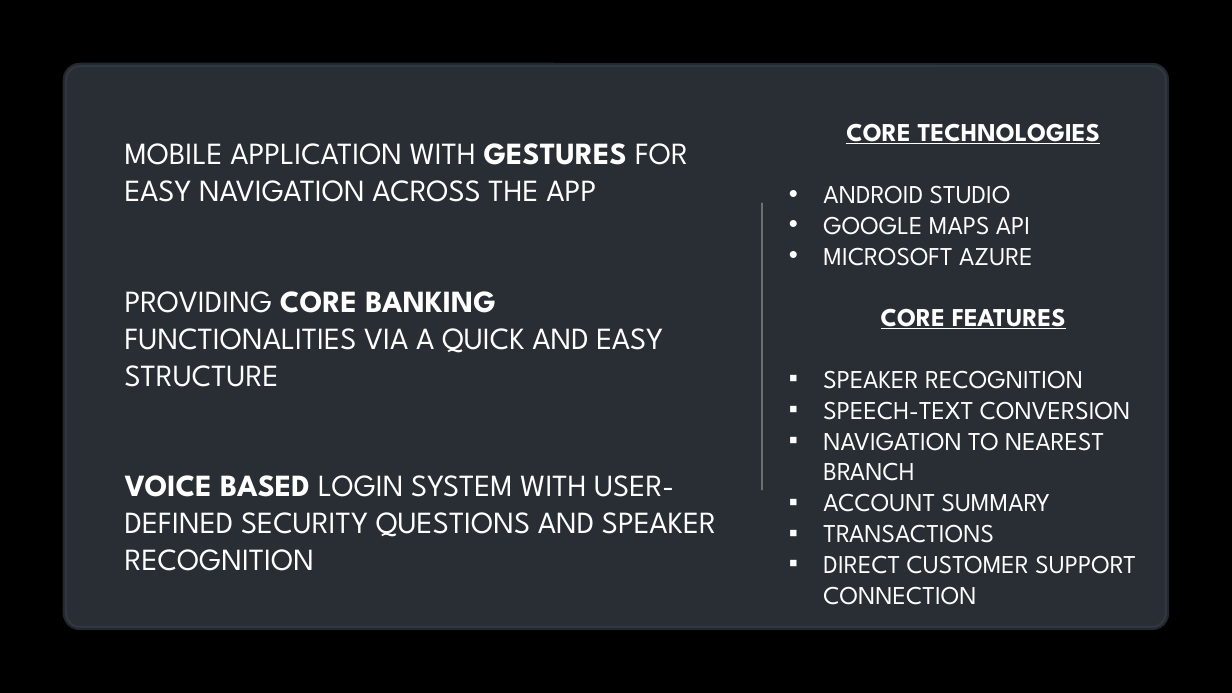
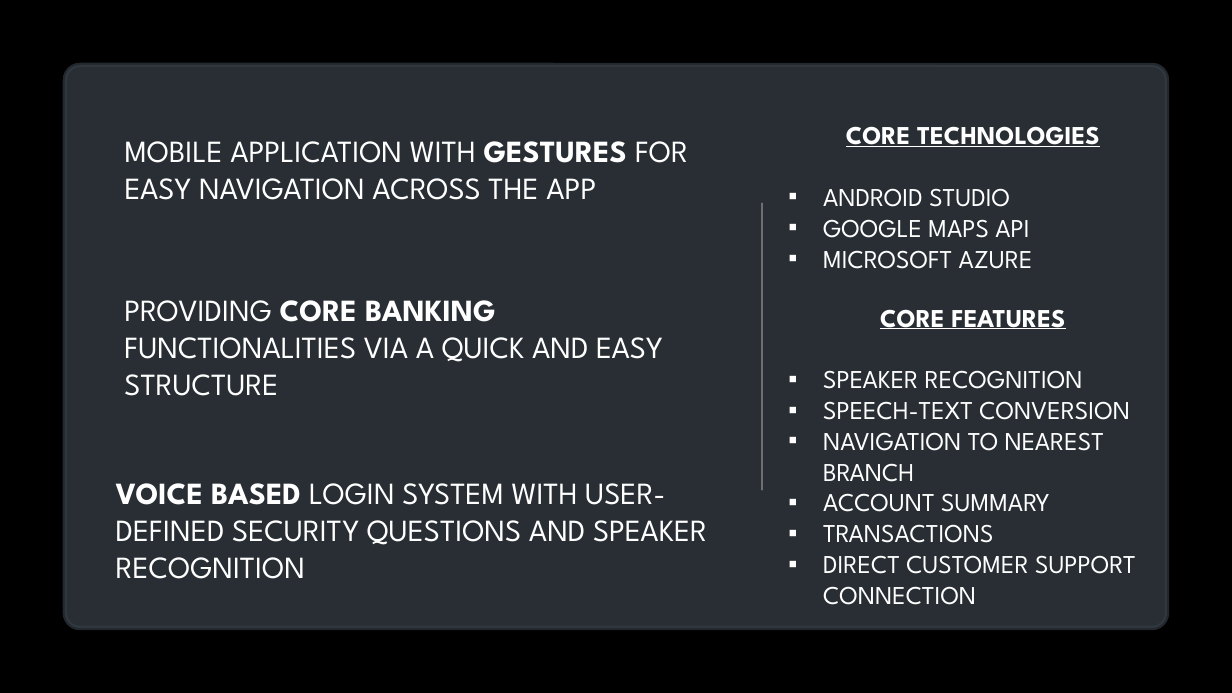
Before and after one commit to robobot97/GradHackTeam30, a slide deck: slide 6 of GradHack Project Presentation.pptx. Drawn at 1232x693 pixels with LibreOffice and Linux fonts; fonts in the diff are those of the drawing; background and template pictures are left out. Boxes give left, top, right and bottom in pixels: in the first picture for what was removed or moved away, otherwise in the second. Text is boxed around its words. In the diff, an @@ line names an element or a change of style, - is before the commit and + after.

Commit message:
presentation draft complete

```diff
--- a/GradHack Project Presentation.pptx
+++ b/GradHack Project Presentation.pptx
@@ title at bbox=[125, 141, 688, 200]: text changed @@
-MOBILE APPLICATION WITH GESTURES FOR EASY NAVIGATION ACROSS THE APP
-PROVIDING CORE BANKING FUNCTIONALITIES VIA A QUICK AND EASY STRUCTURE
-VOICE BASED LOGIN SYSTEM WITH USER-DEFINED SECURITY QUESTIONS AND SPEAKER RECOGNITION
+MOBILE APPLICATION WITH GESTURES FOR EASY NAVIGATION ACROSS THE APP
@@ text at bbox=[823, 188, 1033, 269]: bullet • to ▪ @@
@@ text added at bbox=[124, 300, 663, 396], 24 pt, text gradient #FFFFFF to #A6A6A6 @@
+PROVIDING CORE BANKING FUNCTIONALITIES VIA A QUICK AND EASY STRUCTURE
@@ text at bbox=[823, 308, 1136, 605]: paragraphs removed @@
-CORE FEATURES
-▪ SPEAKER RECOGNITION
-▪ SPEECH-TEXT CONVERSION
-▪ NAVIGATION TO NEAREST BRANCH
-▪ ACCOUNT SUMMARY
-▪ TRANSACTIONS
-▪ DIRECT CUSTOMER SUPPORT CONNECTION
@@ text added at bbox=[823, 309, 1136, 605], 20 pt, text gradient #FFFFFF to #A6A6A6 @@
+CORE FEATURES
+▪ SPEAKER RECOGNITION
+▪ SPEECH-TEXT CONVERSION
+▪ NAVIGATION TO NEAREST BRANCH
+▪ ACCOUNT SUMMARY
+▪ TRANSACTIONS
+▪ DIRECT CUSTOMER SUPPORT CONNECTION
@@ text added at bbox=[116, 483, 707, 579], 24 pt, text gradient #FFFFFF to #A6A6A6 @@
+VOICE BASED LOGIN SYSTEM WITH USER-DEFINED SECURITY QUESTIONS AND SPEAKER RECOGNITION
```
Also in this commit, not shown: 3 other slides changed, 13 slides added, 2 slides removed, 11 other files.
